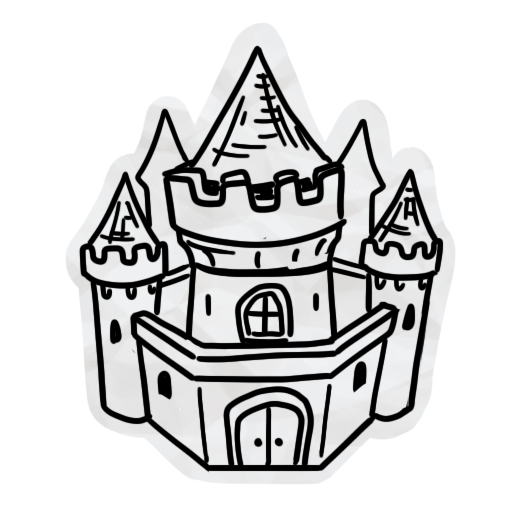
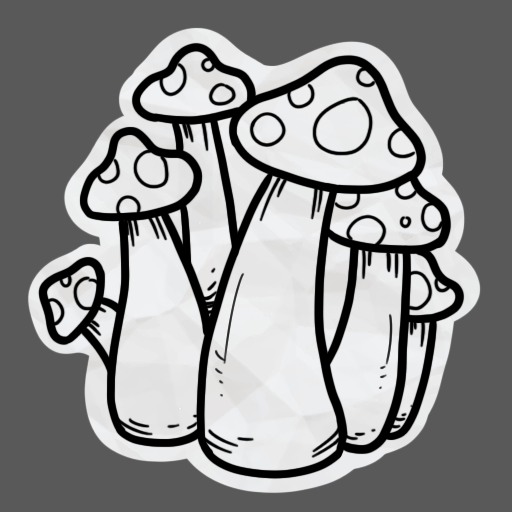
Before/after of a w=512, h=512 layered artwork. What changed in the layer stack:
added layer "Calque 9" above "2259 copie 2" over [37, 42, 465, 480]
added layer "2259 copie 2" above "Chateau" over [27, 27, 482, 494]
hid group "Chateau" (3 layers) over [64, 22, 457, 485]
showed "Calque 8", opacity 100% → 65% over [0, 0, 512, 512]
